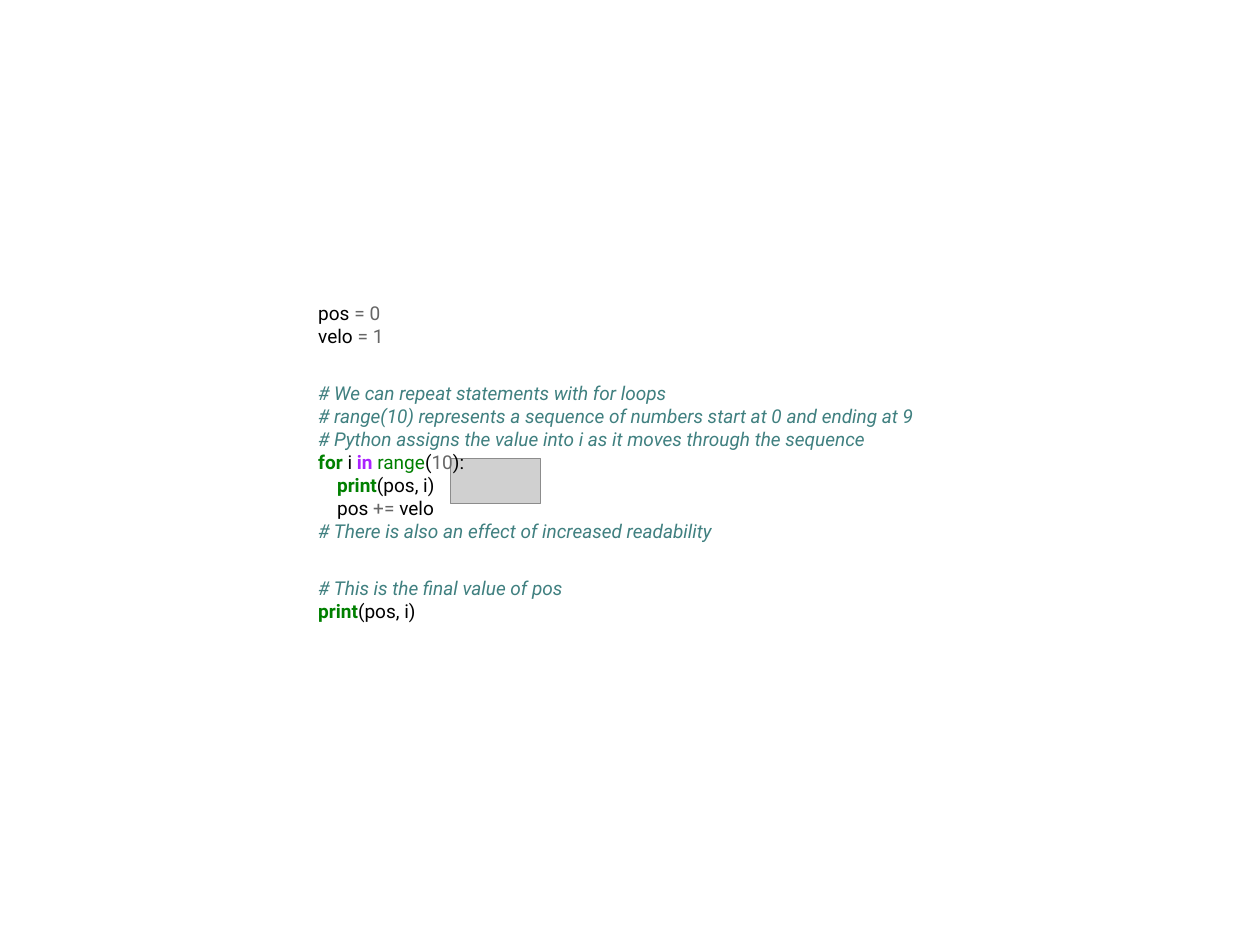
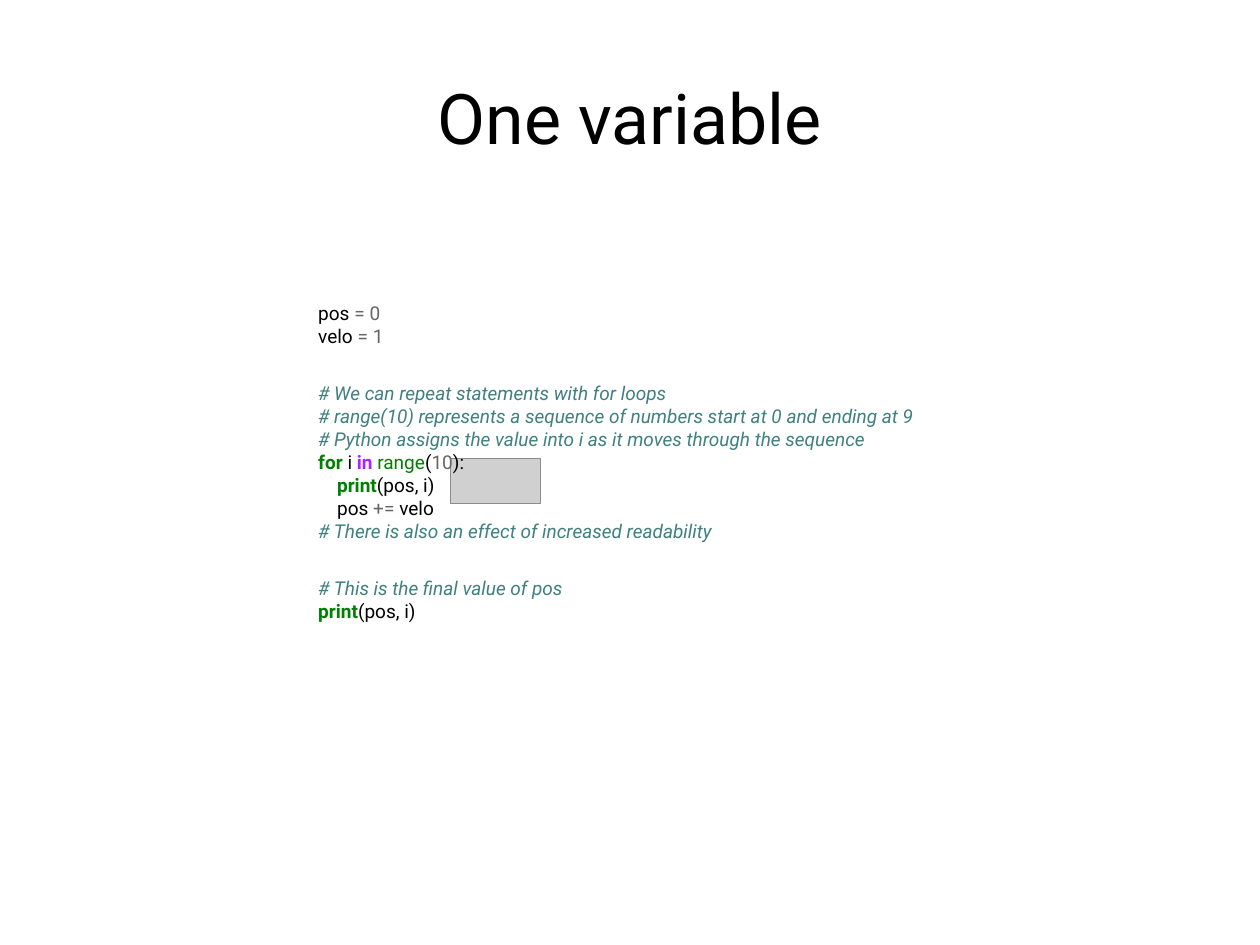
Before and after one commit to f0lie/basic_python_workshop, a slide deck: slide 12 of powerpoint.odp. Drawn at 1260x945 pixels with LibreOffice and Linux fonts; fonts in the diff are those of the drawing; grey boxes stand for pictures. Boxes give left, top, right and bottom in pixels: in the first picture for what was removed or moved away, otherwise in the second. Text is boxed around its words. In the diff, an @@ line names an element or a change of style, - is before the commit and + after.

```diff
--- a/powerpoint.odp
+++ b/powerpoint.odp
@@ title added at (438, 91, 821, 145), 44 pt, text #000000 @@
+One variable
```
Also in this commit, not shown: 9 other slides changed, 1 slide added, 1 other file.
